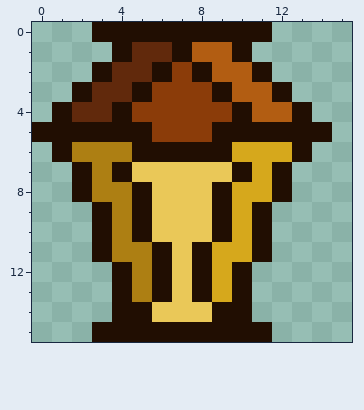
One commit to this pixel-art sprite: src/res/objects/lantern.png. That is the earlier state.
The file is 16x16 pixels.
New version:
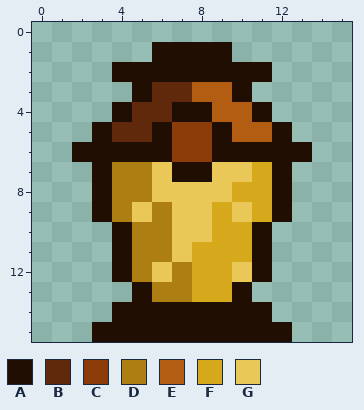
Palette (. is transparent): A #210e02  B #61290c  C #8b3c09  D #ad7f13  E #b25d12  F #d6a81c  G #eac858
Changes in this commit:
Changed rows in their new state; - is an unchanged pixel.
first column x 0:
 0 ---.........---
 1 ----..A-AA.----
 2 ---.AA-A-AA----
 3 --...-BBEEA..--
 4 -...-BBAAEEA..-
 5 ...-BBA---EE-..
 6 -.AAA--CC-AAA--
 7 --.ADD-AA-G----
 8 --.A-D---G-----
 9 -----GD--FGFA--
10 ---.ADD--F-----
11 ---.A-D-F------
12 ------GDF-GA---
13 ----.ADDF------
14 ------AAA--A---
15 ------------A--
Boxes around the changes in both pictures, in picture pixels (x1, y1, x2, y2):
changed: (32, 22, 332, 342)
